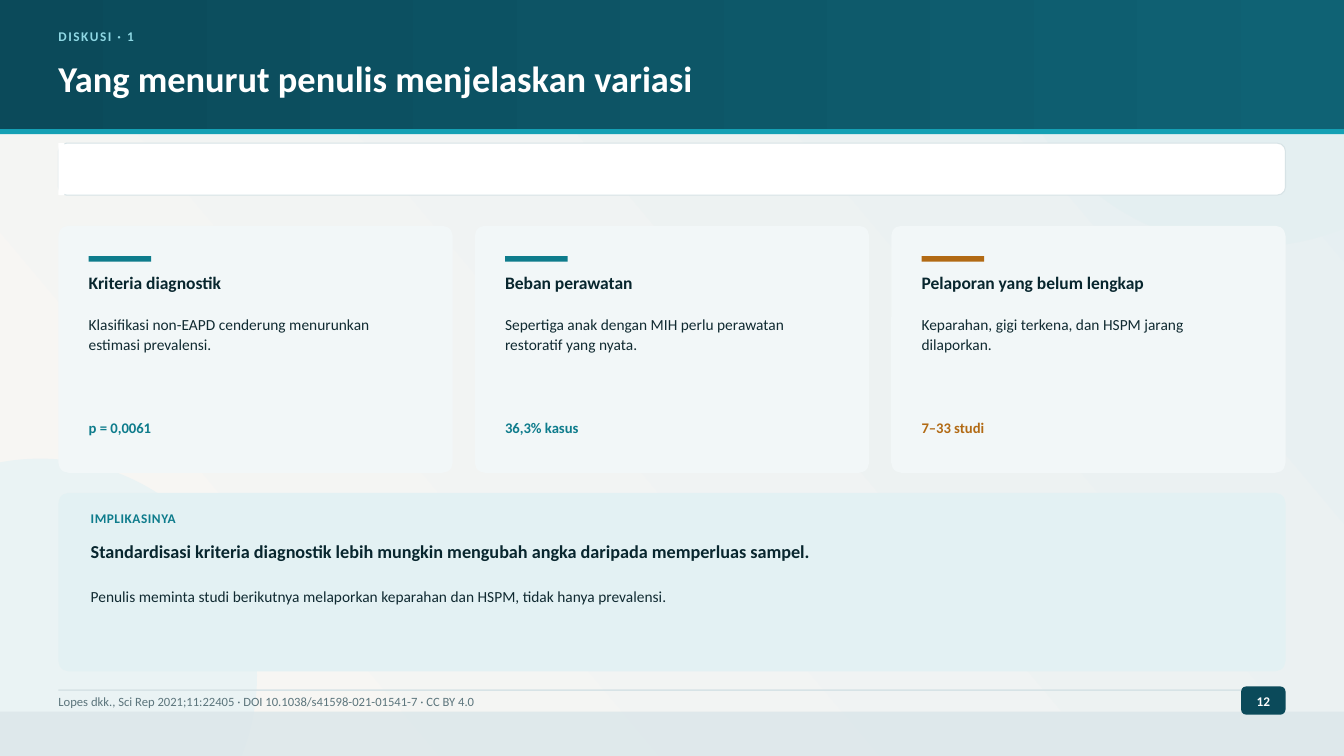
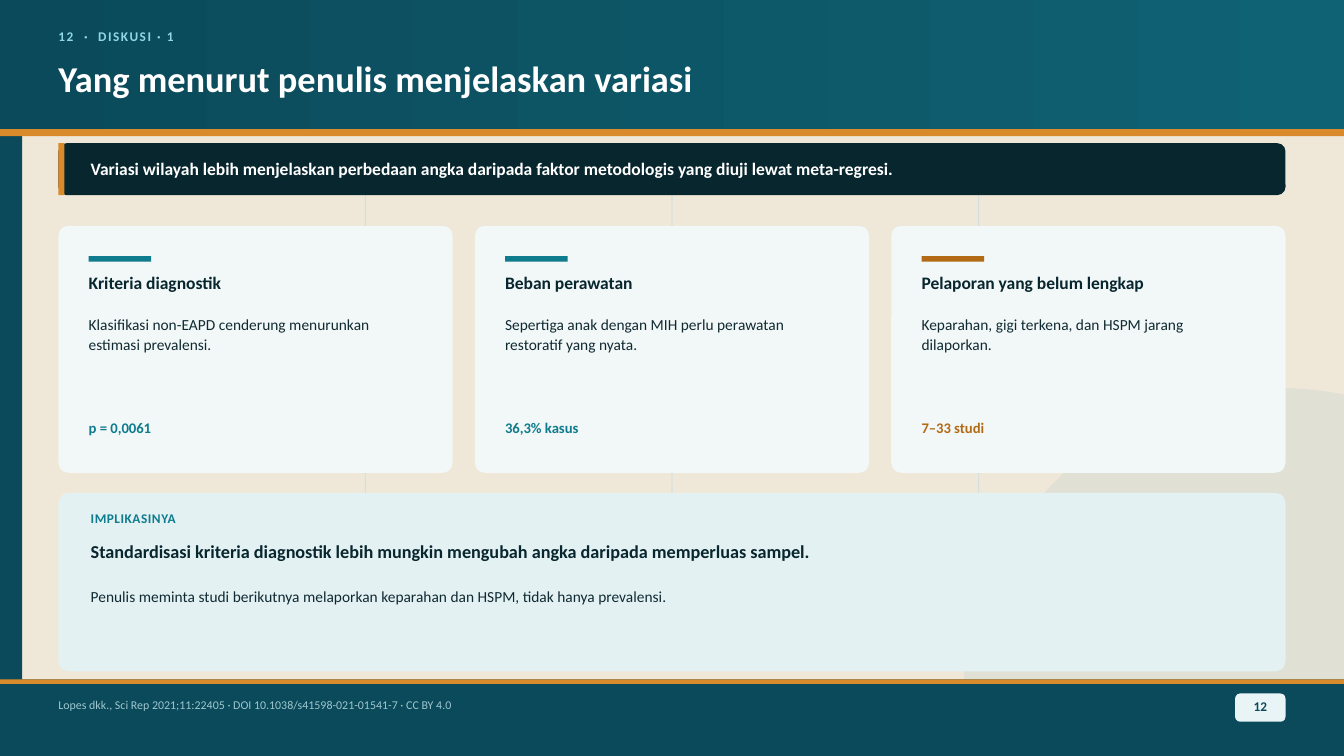
Before and after one commit to maskchanel14-source/agents, a slide deck: slide 12 of research/pediatric-dentistry-2021-2026/deck-mih-lopes-2021/Presentasi-Jurnal-MIH-Lopes-2021.pptx. Drawn at 1344x756 pixels with LibreOffice and Linux fonts; fonts in the diff are those of the drawing. Boxes give left, top, right and bottom in pixels: in the first picture for what was removed or moved away, otherwise in the second. Text is boxed around its words. In the diff, an @@ line names an element or a change of style, - is before the commit and + after.

```diff
--- a/research/pediatric-dentistry-2021-2026/deck-mih-lopes-2021/Presentasi-Jurnal-MIH-Lopes-2021.pptx
+++ b/research/pediatric-dentistry-2021-2026/deck-mih-lopes-2021/Presentasi-Jurnal-MIH-Lopes-2021.pptx
@@ rectangle at <box>0,0,1344,756</box>: fill gradient #F9F7F3 to #E6EFF2 to #EFE8D9 @@
@@ rectangle added at <box>0,0,22,756</box>, fill #0B4A5A @@
@@ ellipse removed at <box>1003,0,1344,247</box> @@
@@ text at <box>58,32,174,41</box>: text changed @@
-DISKUSI · 1
+12 · DISKUSI · 1
@@ rectangle at <box>0,129,1344,136</box>: fill #14A0B4 to #D98A2B @@
@@ rounded rectangle at <box>58,143,1286,196</box>: fill #FFFFFF to #08262E; outline #D7E3E6 0.75 pt to none @@
@@ rectangle at <box>58,143,65,196</box>: fill #FFFFFF to #D98A2B @@
@@ text added at <box>91,162,893,178</box>, 12.5 pt, text #FFFFFF, bold @@
+Variasi wilayah lebih menjelaskan perbedaan angka daripada faktor metodologis yang diuji lewat meta-regresi.
@@ rectangle added at <box>365,156,366,670</box>, fill #C7DCE1 @@
@@ rectangle added at <box>671,156,673,670</box>, fill #C7DCE1 @@
@@ rectangle added at <box>979,156,980,670</box>, fill #C7DCE1 @@
@@ ellipse added at <box>963,388,1344,756</box>, fill #E0E0D5 @@
@@ ellipse removed at <box>0,459,257,756</box> @@
@@ rectangle: place and size @@
-rectangle at <box>0,712,1344,756</box>
+rectangle at <box>0,680,1344,756</box>
@@ rectangle at <box>0,680,1344,756</box>: fill #DCE7EA at 85% opacity to #0B4A5A @@
@@ rectangle: place and size @@
-rectangle at <box>58,690,1286,691</box>
+rectangle at <box>0,680,1344,684</box>
@@ rectangle at <box>0,680,1344,684</box>: fill #D7E3E6 to #D98A2B @@
@@ text "Lopes dkk., Sci Rep 2021;11:22405 ..." at <box>58,701,451,711</box>: size 9 to 8.5 pt, text colour #5C757C to #9FC7CF @@
@@ text "12" at <box>1254,702,1267,711</box>: text colour #FFFFFF to #0B4A5A @@
@@ rounded rectangle: place and size @@
-rounded rectangle at <box>1241,687,1286,715</box>
+rounded rectangle at <box>1235,694,1286,722</box>
@@ rounded rectangle at <box>1235,694,1286,722</box>: fill #0B4A5A to #E8F4F6 @@
```
Also in this commit, not shown: 13 other slides changed, 25 other files.
